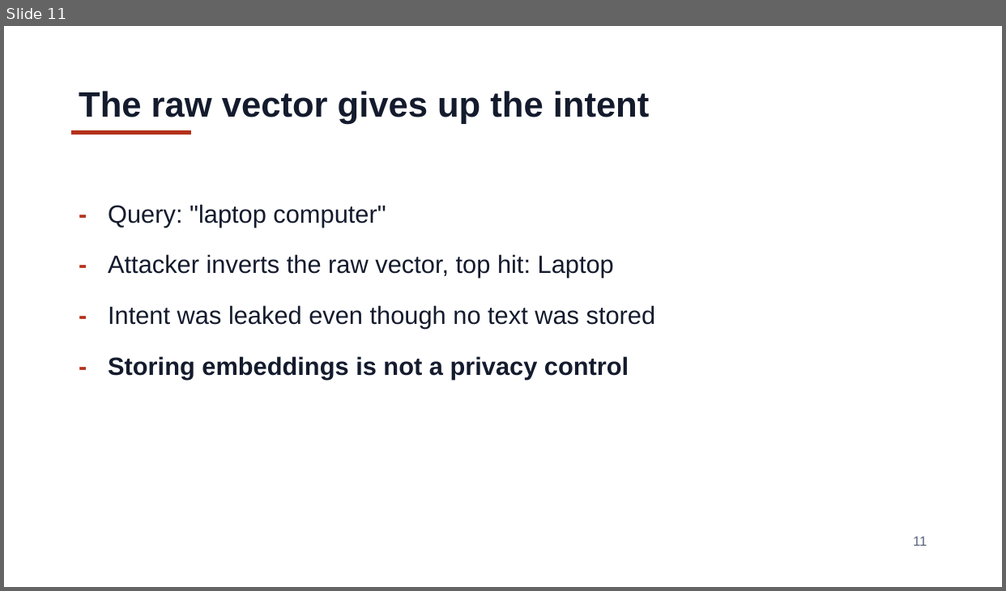
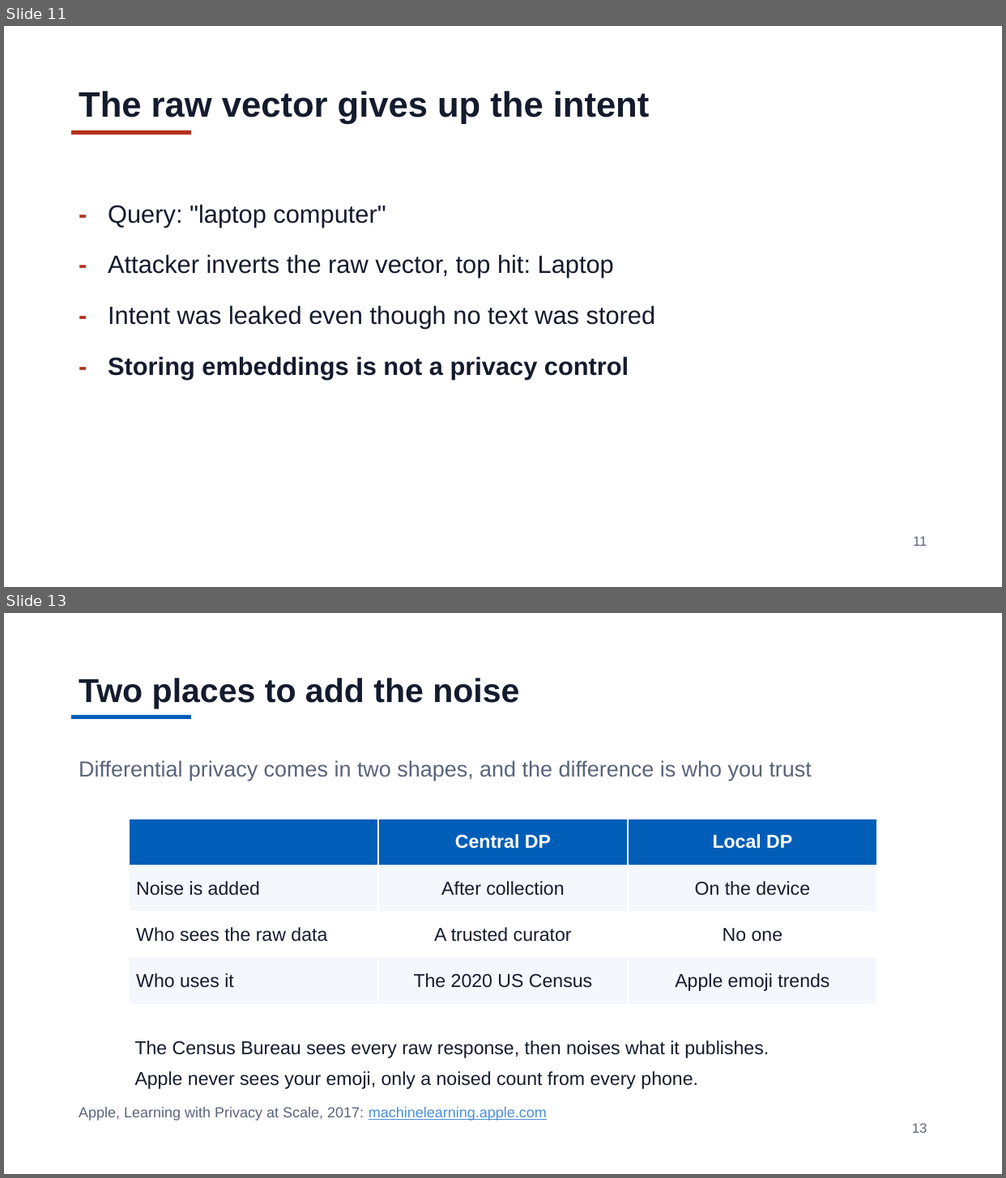
Before and after one commit to jzonthemtn/ldp-for-search, a slide deck: ldp_for_search_slides.pptx. Shown one above the other, each under a label of ours: slide 11 before the commit, slides 11 and 13 after it; the slides between them are not shown. The pictures are 1006x591 and 1006x1178 pixels, drawn with LibreOffice and Linux fonts; fonts in the diff are those of the drawing. Boxes give left, top, right and bottom in pixels: in the first picture for what was removed or moved away, otherwise in the second. Text is boxed around its words. In the diff, an @@ line names an element or a change of style, - is before the commit and + after.

```diff
--- a/ldp_for_search_slides.pptx
+++ b/ldp_for_search_slides.pptx
@@ slide 13 added at [4,613,1002,1174], background #FFFFFF @@
@@ text added at [79,678,519,709], 32 pt, text #141B2D, bold @@
+Two places to add the noise
@@ rectangle added at [71,715,191,719], fill #005EB8 @@
@@ text added at [79,760,812,781], 21 pt, text #5A647A @@
+Differential privacy comes in two shapes, and the difference is who you trust
@@ table added at [129,819,877,1004], 4 rows, 3 columns @@
+ | Central DP | Local DP
+Noise is added | After collection | On the device
+Who sees the raw data | A trusted curator | No one
+Who uses it | The 2020 US Census | Apple emoji trends
@@ text added at [135,1041,769,1089], 18 pt, text #141B2D @@
+The Census Bureau sees every raw response, then noises what it publishes.
+Apple never sees your emoji, only a noised count from every phone.
@@ text added at [79,1107,547,1121], 14 pt, text #5A647A @@
+Apple, Learning with Privacy at Scale, 2017: machinelearning.apple.com
@@ text added at [912,1123,927,1133], 13 pt, text #5A647A @@
+13
```
Also in this commit, not shown: 22 slides changed, 4 other files.
